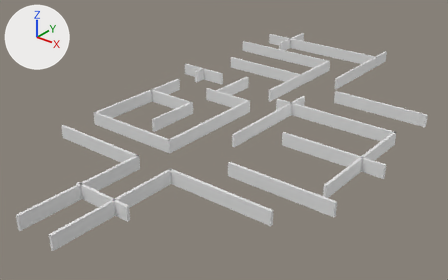
The Blender file Blender/Leven1_opt_2.blend as it was, and as the next commit left it.
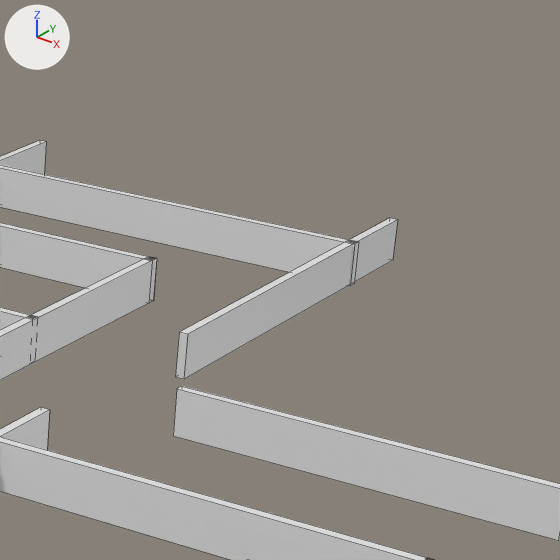
Each version is shown whole from a camera (50 mm lens) standing at (35.3, -30.8, 19.5) and looking at (8.2, 3.0, -1.5), then close up on the part from 65% to 95% of the width and 0% to 47% of the height. Every picture has the same lights, and +X, +Y and +Z are marked at upper left. The close-ups show mesh edges as thin lines.
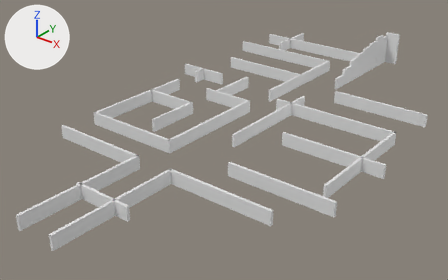
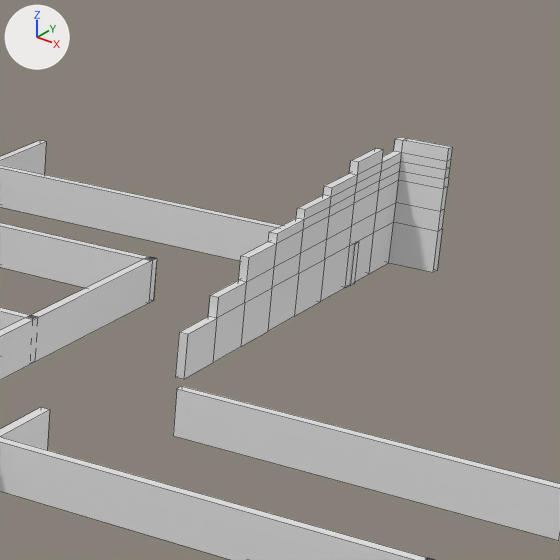
Location of each change, [x1, y1, x2, y2] in pixels of the close-ups (560 x 560 px):
'Cube.024', reshaped (25% wider, 50% taller)
    before: [175, 218, 398, 379]
    after: [175, 137, 453, 379]
part 1 of me_cube_025, built on
    before: [182, 218, 398, 364]
    after: [182, 137, 453, 364]

What the commit changed:
me_cube_025 is used by ob_cube_024; location (10.73, 29.61, 0.0); scale (0.1, 13.9, 0.5).
me_cube_025 had 8 vertices, 6 faces and spanned x -1.0..1.0, y -1.0..-0.29, z -1.0..1.0.
me_cube_025 now has 134 vertices, 132 faces and spans x -1.0..12.14, y -1.0..-0.29, z -1.0..4.91.
Part 1, on me_cube_025:
4 faces are deleted.
12 vertices are added at x -1.0..1.0, y -0.91..-0.38, z -1.0..4.91.
6 new vertices lie (0.0, 0.0, 0.94) away from vertices in x -1.0..1.0, y -0.91..-0.29, z 1.0.
6 new vertices lie (0.0, 0.09, 0.0) away from vertices in x -1.0..1.0, y -0.82, z -1.0..1.94.
6 new vertices lie (0.0, 0.09, 0.0) away from vertices in x -1.0..1.0, y -0.73, z -1.0..1.94.
8 new vertices lie (0.0, 0.0, 1.07) away from vertices in x -1.0..1.0, y -0.82..-0.29, z 1.94.
8 new vertices lie (0.0, 0.09, 0.0) away from vertices in x -1.0..1.0, y -0.64, z -1.0..3.01.
8 new vertices lie (0.0, 0.08, 0.0) away from vertices in x -1.0..1.0, y -0.55, z -1.0..3.01.
10 new vertices lie (0.0, 0.0, 0.45) away from vertices in x -1.0..1.0, y -0.73..-0.29, z 3.01.
10 new vertices lie (0.0, 0.09, 0.0) away from vertices in x -1.0..1.0, y -0.47, z -1.0..3.46.
10 new vertices lie (0.0, 0.0, 0.45) away from vertices in x -1.0..1.0, y -0.64..-0.29, z 3.46.
12 new vertices lie (0.0, 0.08, 0.0) away from vertices in x -1.0..1.0, y -0.38, z -1.0..3.91.
12 new vertices lie (11.14, 0.0, 0.0) away from vertices in x 1.0, y -0.3..-0.29, z -1.0..3.91.
12 new vertices lie (0.0, 0.0, 0.42) away from vertices in x -1.0..12.14, y -0.55..-0.29, z 3.91.
6 new vertices lie (0.0, 0.0, 0.57) away from vertices in x -1.0..12.14, y -0.3..-0.29, z 4.33.
130 new faces join them.
